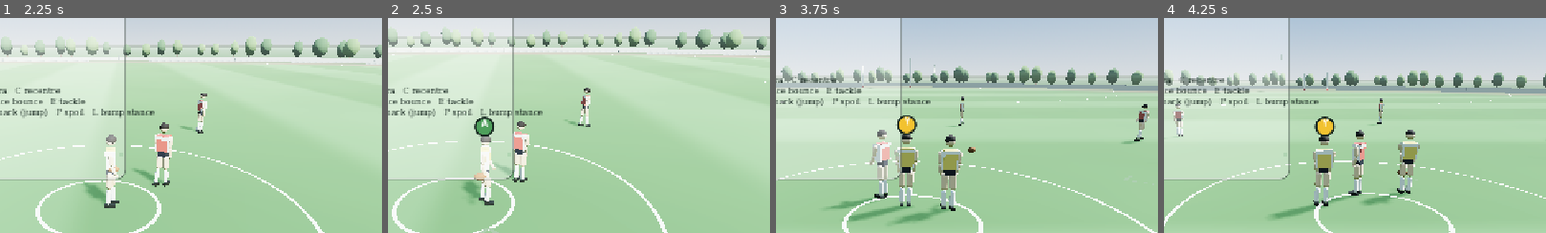
Above: before the commit, frames 1-4 (left to right).
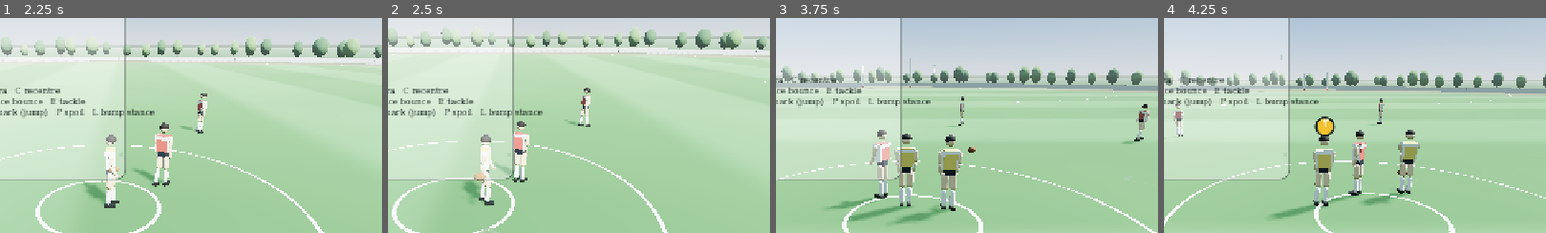
Above: after the commit, the same moments.

Repository: Yaandle/aussie-rules2
Game: Godot game, scene res://scenes/ui/main_menu.tscn
Two runs of this game, one before a commit and one after it. Both use one fixed random seed, a clock stepped at 60 frames per second and the inputs below.
Inputs (mouse positions are % of the whole screen's width and height, from its top left):
- Up to frame 1 (2.25 s): tap Enter (ui_accept) at 0.5, 0.77 s; move the mouse to (72, 45) at 0.52 s; hold D (move_right) 0.53-1.25 s; tap Space (bounce) at 0.6 s; click (72, 45) at 0.67 s; drag from (30, 55) to (45, 70) at 1.27 s; move the mouse to (60, 28) at 2.02 s; hold D (move_right) from 2.03 s (still down); tap Down (camera_down) at 2.1 s
- Up to frame 2 (2.5 s): keep holding D (move_right)
- Up to frame 3 (3.75 s): release D (move_right) at 2.75 s; drag from (45, 70) to (20, 35) at 2.77 s; move the mouse to (80, 65) at 3.52 s; hold A (move_left) from 3.53 s (still down); tap C (camera_recenter) at 3.6 s
- Up to frame 4 (4.25 s): keep holding A (move_left); tap Enter (ui_accept) at 3.77 s
The pictures show only the part of the screen within x 34-84%, y 18-68%; the shares and areas given below are measured in that part.

Frame 1 is identical in both runs. In frame 2, 0.4% of the frame differs, in the area x 22-28%, y 45-56%; in frame 3, 0.4%, in the area x 31-37%, y 45-55%; in frame 4, nothing differs.

Commit message:
marking mechanics

Diff:
--- a/scripts/player/player_controller.gd
+++ b/scripts/player/player_controller.gd
@@ -1014,9 +1014,23 @@
 # becomes a ground pickup once the ball isn't airborne — the brief's "ball
 # state + player state + proximity + input, not just the button" framing.
 
+## Every condition that makes a mark attempt a non-starter regardless of
+## ball state — shared between _update_marking (the real resolution path)
+## and live_mark_prompt (the UI hint) so the two can't silently disagree
+## about when a mark is actually live. They used to: live_mark_prompt had
+## its own, incomplete copy of this that never checked _gather_cooldown
+## (0.45s "before you can regather your own kick," set on every disposal —
+## see _dispose()), so the badge/ring briefly read as live for a player
+## standing right where they just kicked from, before the ball had gone
+## anywhere. _update_marking already enforced this correctly; the prompt
+## just wasn't asking the same question.
+func _mark_attempt_blocked() -> bool:
+	return is_carrying() or _stun_timer > 0.0 or _action != Tuning.Action.NONE \
+		or _gather_cooldown > 0.0
+
+
 func _update_marking(delta: float) -> void:
-	if is_carrying() or _stun_timer > 0.0 or _action != Tuning.Action.NONE \
-			or _gather_cooldown > 0.0:
+	if _mark_attempt_blocked():
 		_mark_readying = false
 		return
 
@@ -1292,7 +1306,7 @@
 ## once it has, a leap stops being the natural action even though it
 ## would still technically connect, so it stops being recommended.
 func live_mark_prompt(ball: Ball) -> Tuning.Action:
-	if not is_instance_valid(ball) or is_carrying() or not ball.is_airborne():
+	if not is_instance_valid(ball) or _mark_attempt_blocked() or not ball.is_airborne():
 		return Tuning.Action.NONE
 	var running_live := _ball_in_catch_reach(ball, Tuning.MARK_RUNNING_REACH_SCALE)
 	if running_live and _speed > Tuning.JOG_SPEED:
